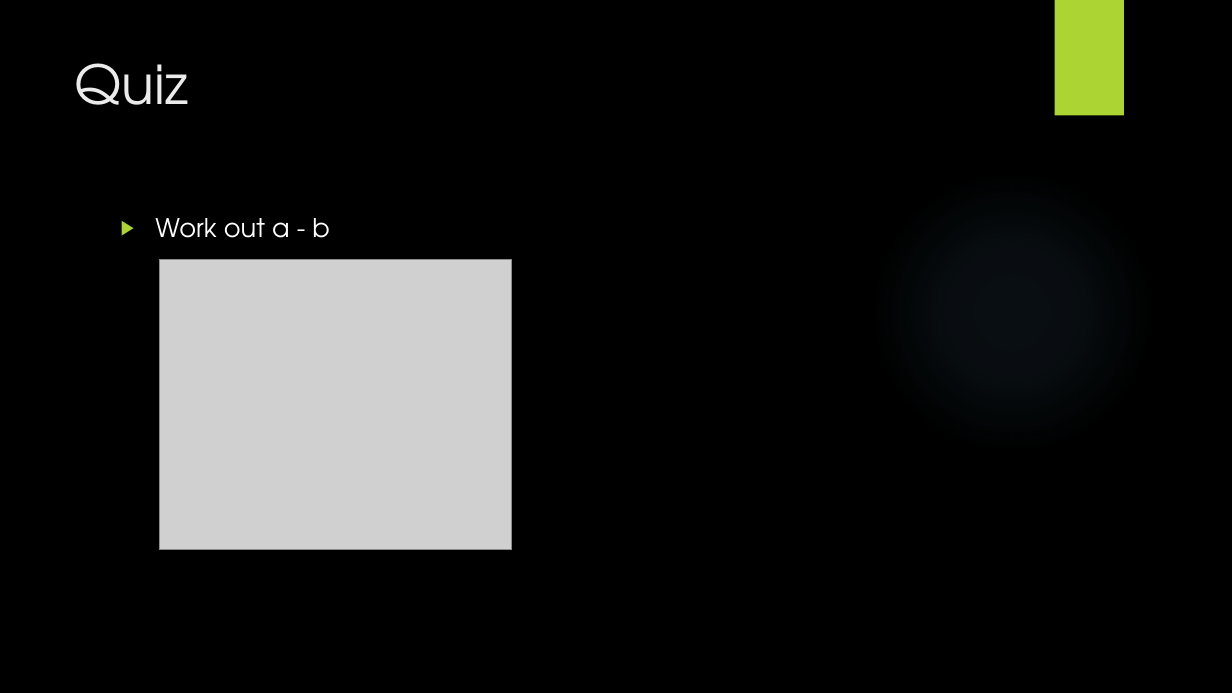
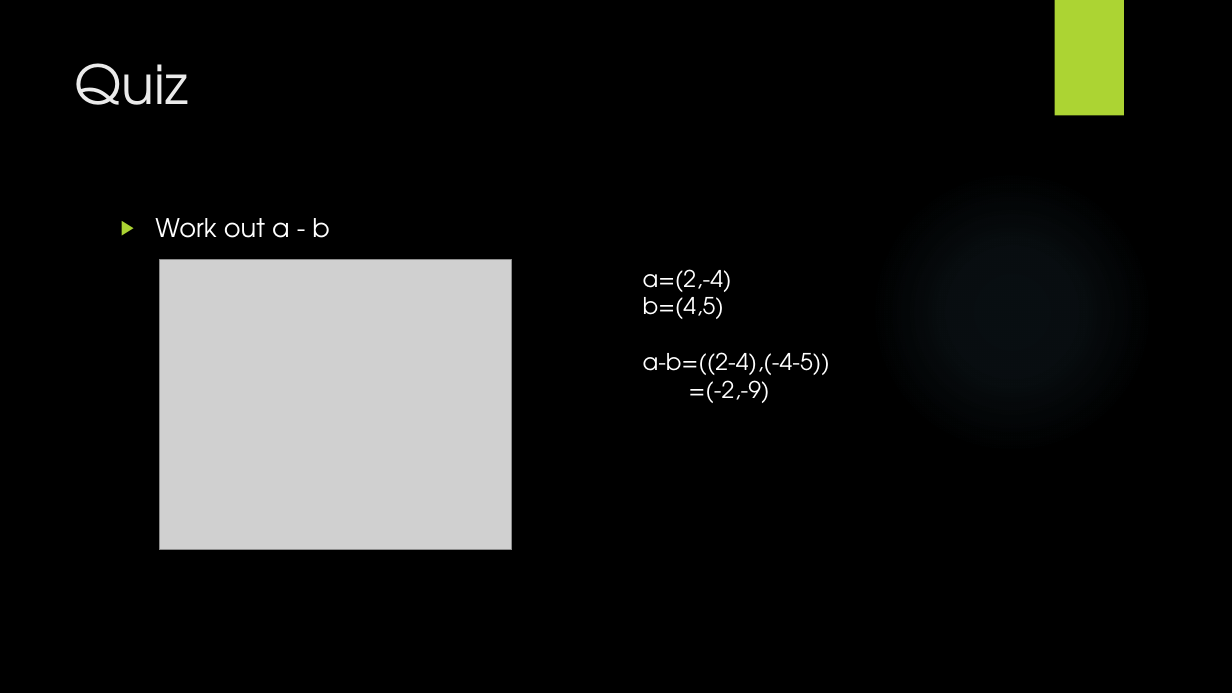
Before and after one commit to chiayiquan/year_3_sem_1, a slide deck: slide 17 of 3D graphics/SIM/lesson 1/Workshop1.pptx. Drawn at 1232x693 pixels with LibreOffice and Linux fonts; fonts in the diff are those of the drawing; grey boxes stand for pictures; background and template pictures are left out. Boxes give left, top, right and bottom in pixels: in the first picture for what was removed or moved away, otherwise in the second. Text is boxed around its words. In the diff, an @@ line names an element or a change of style, - is before the commit and + after.

```diff
--- a/3D graphics/SIM/lesson 1/Workshop1.pptx
+++ b/3D graphics/SIM/lesson 1/Workshop1.pptx
@@ text added at box(643, 269, 830, 403), 18 pt, text #FFFFFF @@
+a=(2,-4)
+b=(4,5)
+a-b=((2-4),(-4-5))
+=(-2,-9)
```
Also in this commit, not shown: 6 other slides changed, 14 other files.
